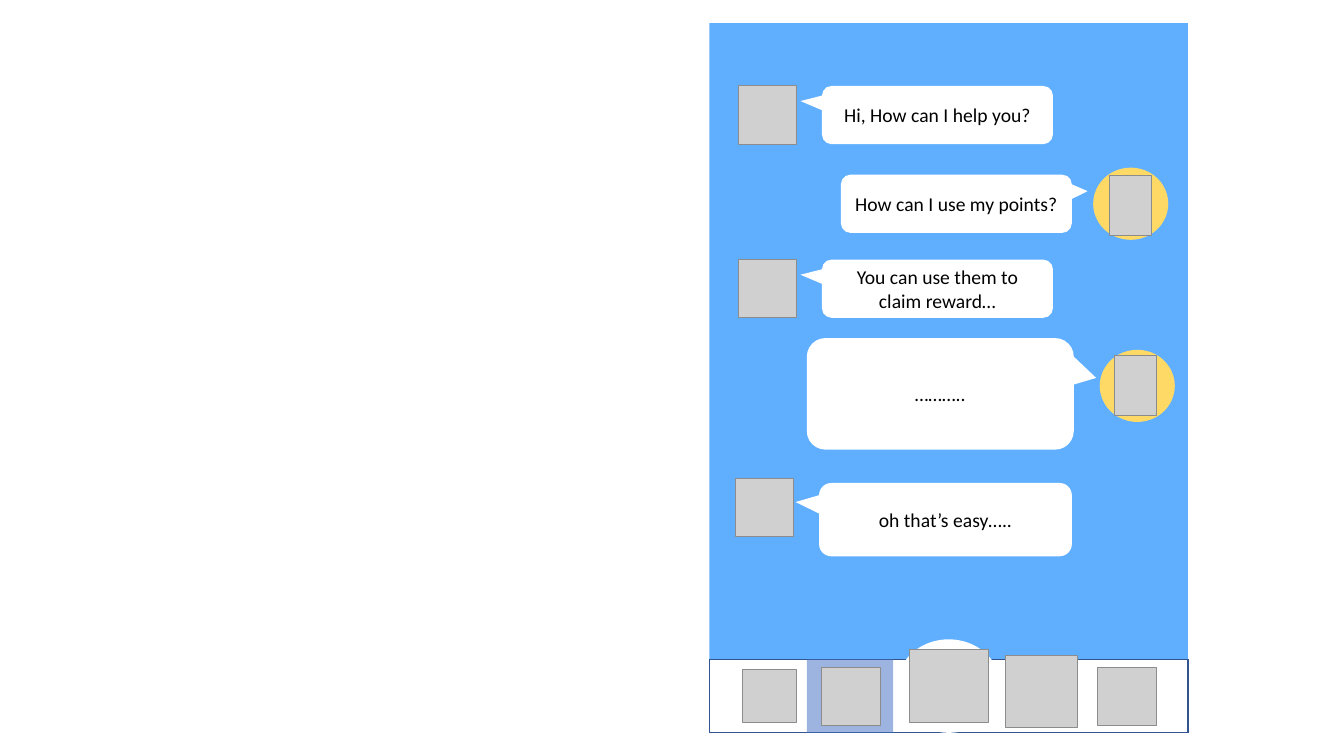
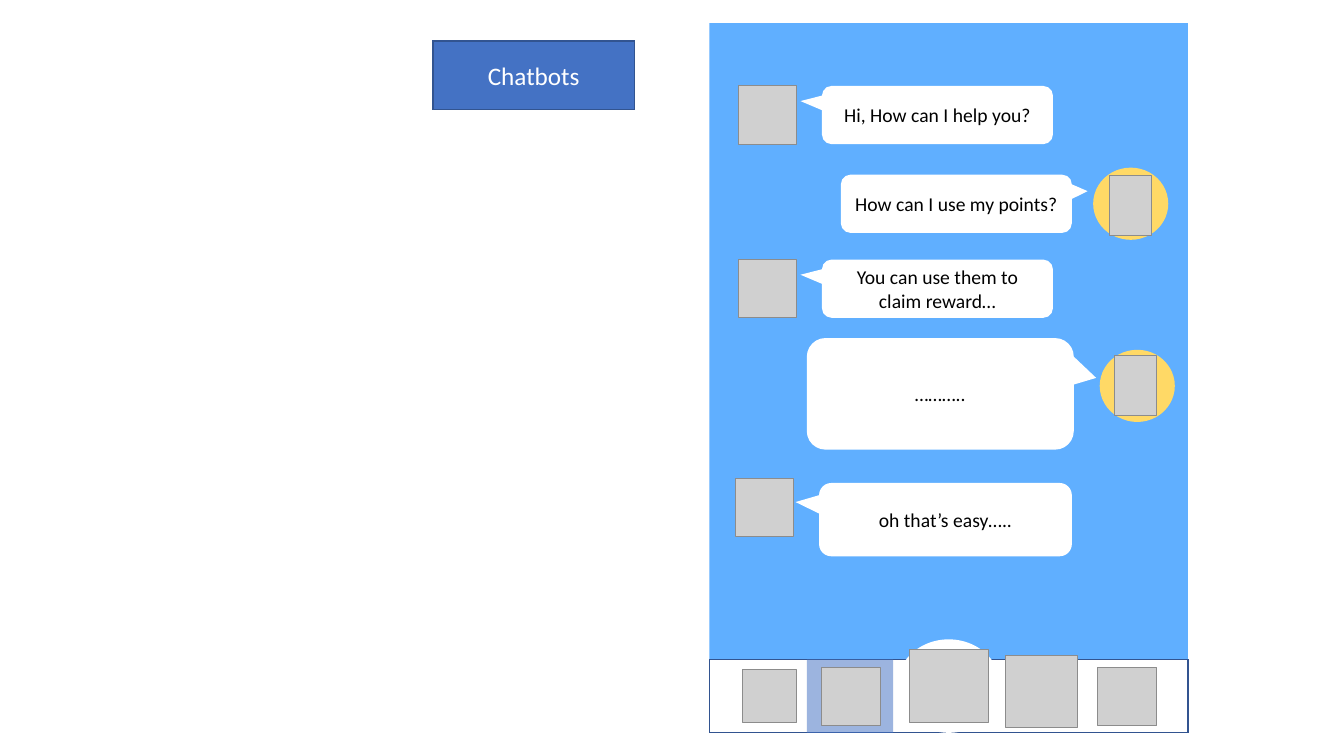
Before and after one commit to liumcse/GuageLand, a slide deck: slide 6 of src/common/prototype/design_fossasia.pptx. Drawn at 1344x756 pixels with LibreOffice and Linux fonts; fonts in the diff are those of the drawing; grey boxes stand for pictures. Boxes give left, top, right and bottom in pixels: in the first picture for what was removed or moved away, otherwise in the second. Text is boxed around its words. In the diff, an @@ line names an element or a change of style, - is before the commit and + after.

```diff
--- a/src/common/prototype/design_fossasia.pptx
+++ b/src/common/prototype/design_fossasia.pptx
@@ rectangle added at box(433, 41, 634, 110), fill #4472C4, outline #325491 1 pt, 18 pt, text #FFFFFF @@
+Chatbots
```
Also in this commit, not shown: 7 other slides changed, 3 slides added, 1 slide removed, 3 other files.
